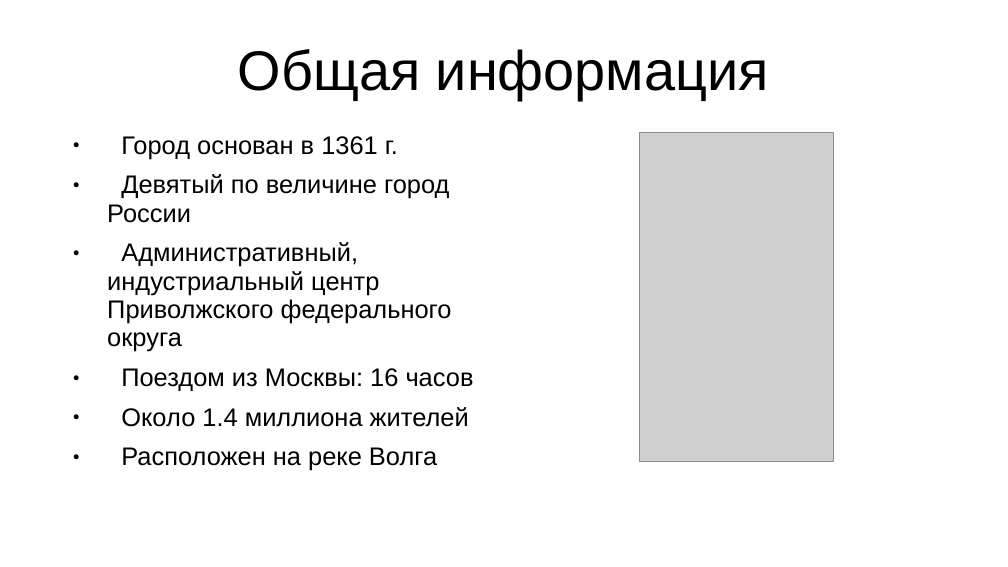
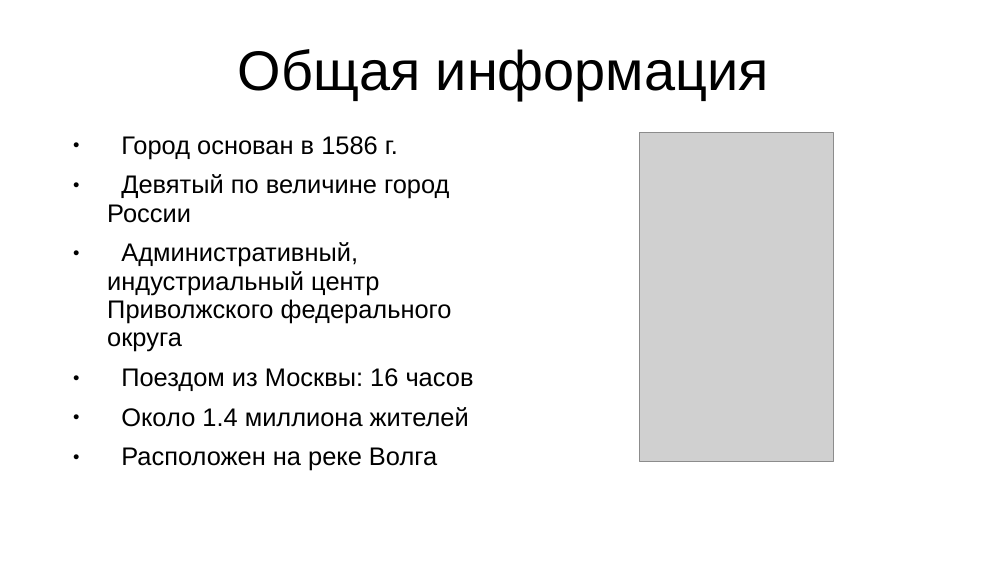
Before and after one commit to smooth7sphere/praesentation_samara, a slide deck: slide 3 of praesentation.odp. Drawn at 1008x567 pixels with LibreOffice and Linux fonts; fonts in the diff are those of the drawing; grey boxes stand for pictures; background and template pictures are left out. Boxes give left, top, right and bottom in pixels: in the first picture for what was removed or moved away, otherwise in the second. Text is boxed around its words. In the diff, an @@ line names an element or a change of style, - is before the commit and + after.

```diff
--- a/praesentation.odp
+++ b/praesentation.odp
@@ text at (121, 136, 398, 159): text changed @@
-● Город основан в 1361 г.
+● Город основан в 1586 г.
```
Also in this commit, not shown: 1 slide added, 1 slide removed, 1 other file.
